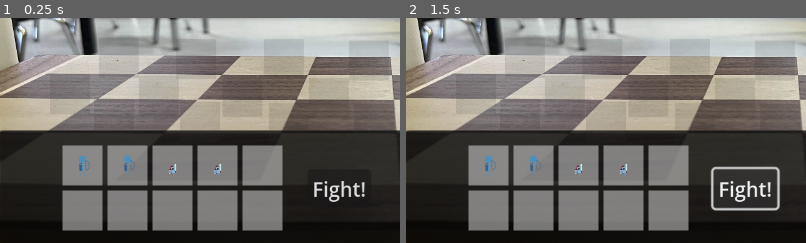
Above: before the commit, frames 1-2 (left to right).
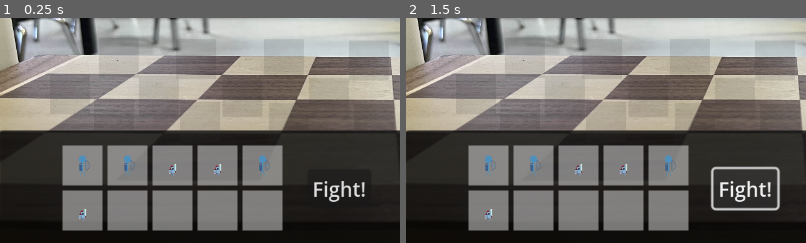
Above: after the commit, the same moments.

Repository: norseboar/jinglejam-2025
Game: Godot game, scene res://scenes/game.tscn
The game is run twice, just before and just after one commit, with the same random seed, the same clock (stepped at 60 frames per second) and the same inputs.
Inputs:
- Up to frame 1 (0.25 s): no input
- Up to frame 2 (1.5 s): click "Fight!" at 0.5 s; click "Fight!" at 1.25 s
The pictures show only the part of the screen within x 0-50%, y 50-100%; the shares and areas given below are measured in that part.

The runs differ from the first frame. In frame 1, 0.2% of the frame differs, in the area x 19-68%, y 60-91%; in frame 2, 0.2%.

Commit message:
Reset to level 1 after defeat

Diff:
--- a/scenes/game.tscn
+++ b/scenes/game.tscn
@@ -22,7 +22,7 @@
 swordsman_scene = ExtResource("2_iywne")
 archer_scene = ExtResource("3_p57ef")
 enemy_scene = ExtResource("4_u5sy4")
-starting_unit_scenes = Array[PackedScene]([ExtResource("3_p57ef"), ExtResource("3_p57ef"), ExtResource("2_iywne"), ExtResource("2_iywne")])
+starting_unit_scenes = Array[PackedScene]([ExtResource("3_p57ef"), ExtResource("3_p57ef"), ExtResource("2_iywne"), ExtResource("2_iywne"), ExtResource("3_p57ef"), ExtResource("2_iywne")])
 background_rect = NodePath("BackgroundRect")
 gameplay = NodePath("SubViewportContainer/SubViewport/Gameplay")
 player_units = NodePath("SubViewportContainer/SubViewport/Gameplay/PlayerUnits")
--- a/scripts/game.gd
+++ b/scripts/game.gd
@@ -284,6 +284,8 @@
 		else:
 			# Completed all levels - restart at level 1
 			current_level_index = 0
-	# else: reload same level (current_level_index unchanged)
+	else:
+		# On defeat, always restart at level 1
+		current_level_index = 0
 
 	load_level(current_level_index)
